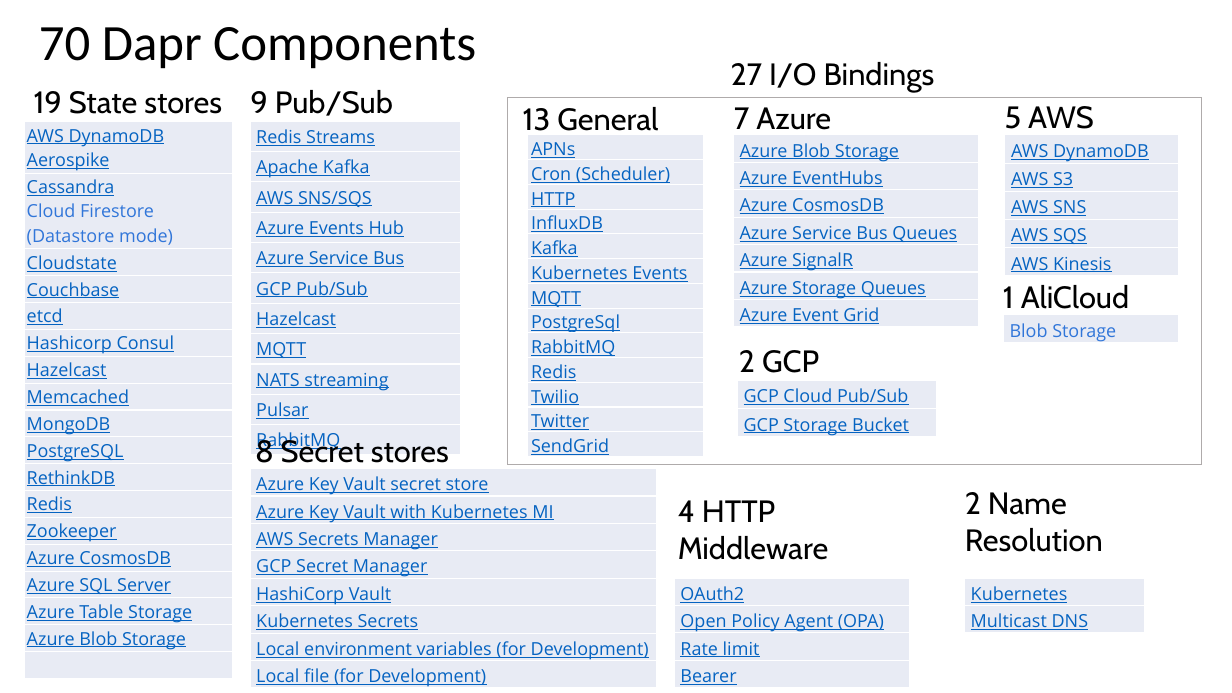
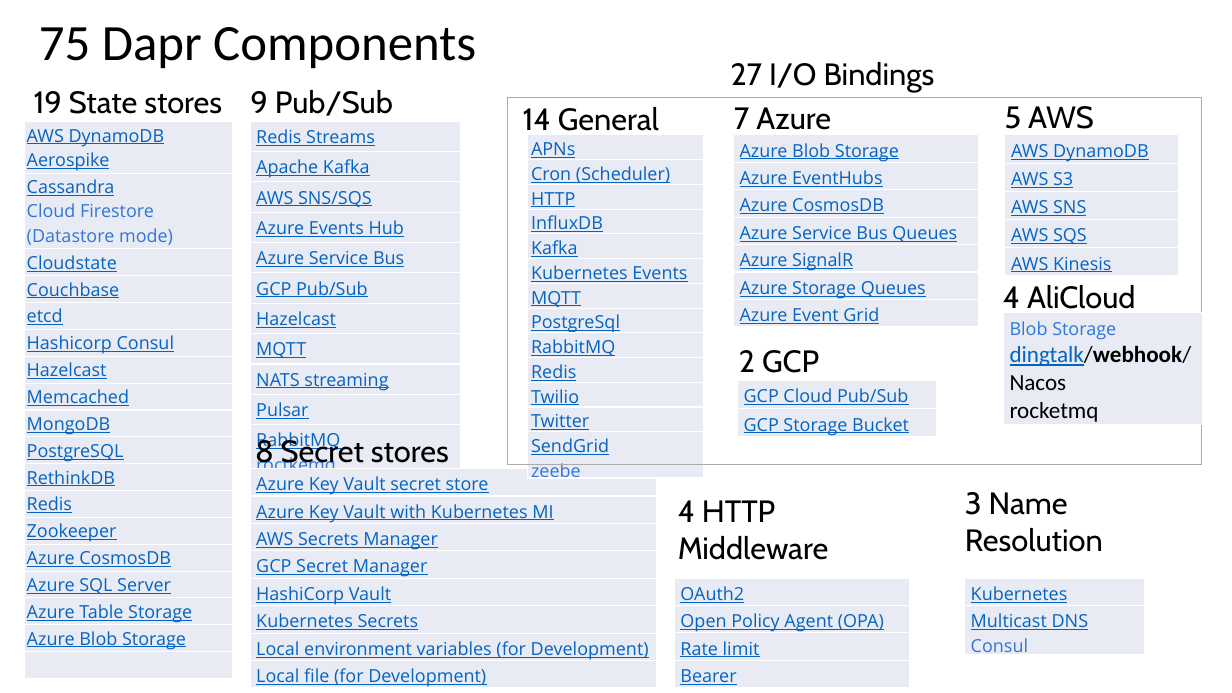
Before and after one commit to geffzhang/TyeDaprDemo, a slide deck: slide 9 of slides.pptx (slide 7 before the commit). Drawn at 1232x693 pixels with LibreOffice and Linux fonts; fonts in the diff are those of the drawing. Boxes give left, top, right and bottom in pixels: in the first picture for what was removed or moved away, otherwise in the second. Text is boxed around its words. In the diff, an @@ line names an element or a change of style, - is before the commit and + after.

```diff
--- a/slides.pptx
+++ b/slides.pptx
@@ title at <box>39,27,476,69</box>: text changed @@
-70 Dapr Components
+75 Dapr Components
@@ text at <box>523,107,659,131</box>: text changed @@
-13 General
+14 General
@@ table at <box>250,121,460,472</box> @@
-row 11, column 1: RabbitMQ
+row 11, column 1: RabbitMQ / roctkemq
@@ table at <box>528,135,704,481</box> @@
-row 13, column 1: SendGrid
+row 13, column 1: SendGrid / zeebe
@@ text at <box>1003,285,1135,309</box>: text changed @@
-1 AliCloud
+4 AliCloud
@@ table at <box>1004,312,1203,426</box> @@
-row 1, column 1: Blob Storage
+row 1, column 1: Blob Storage / dingtalk/webhook/ / Nacos / rocketmq
@@ table: place and size @@
-table at <box>1004,314,1179,346</box>
+table at <box>1004,312,1203,426</box>
@@ text at <box>965,492,1103,552</box>: text changed @@
-2 Name Resolution
+3 Name Resolution
@@ table at <box>965,579,1144,656</box> @@
-row 2, column 1: Multicast DNS
+row 2, column 1: Multicast DNS / Consul
```
Also in this commit, not shown: 6 slides added, 1 slide removed.
